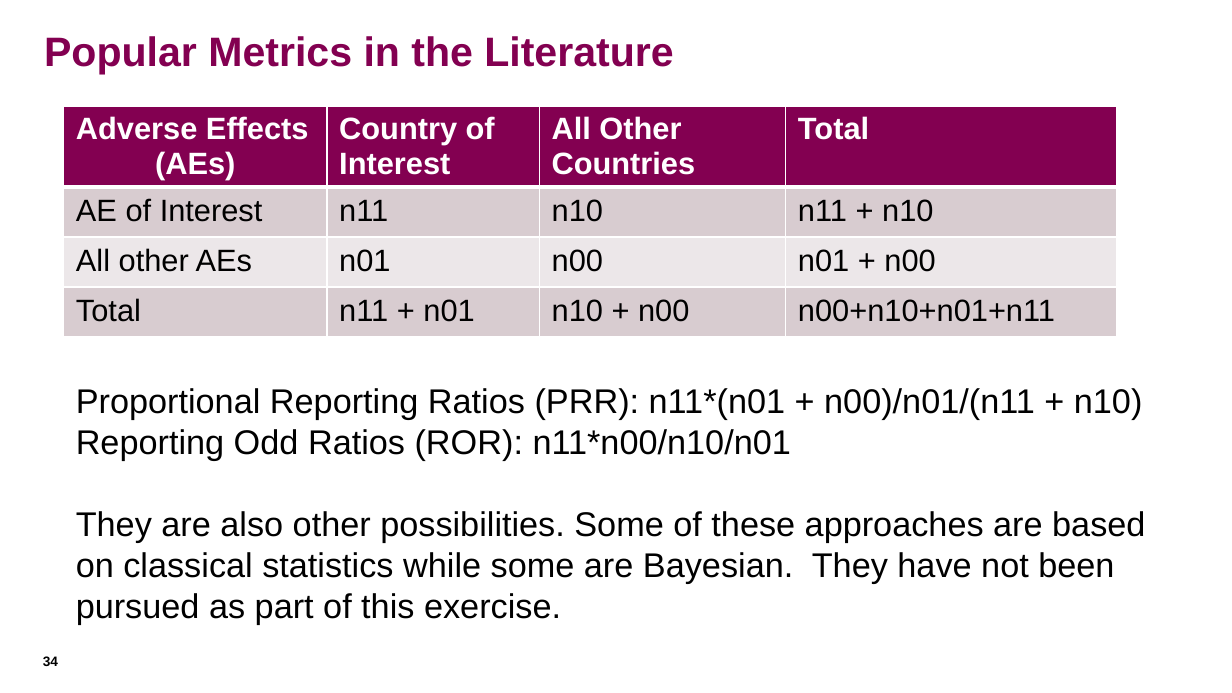
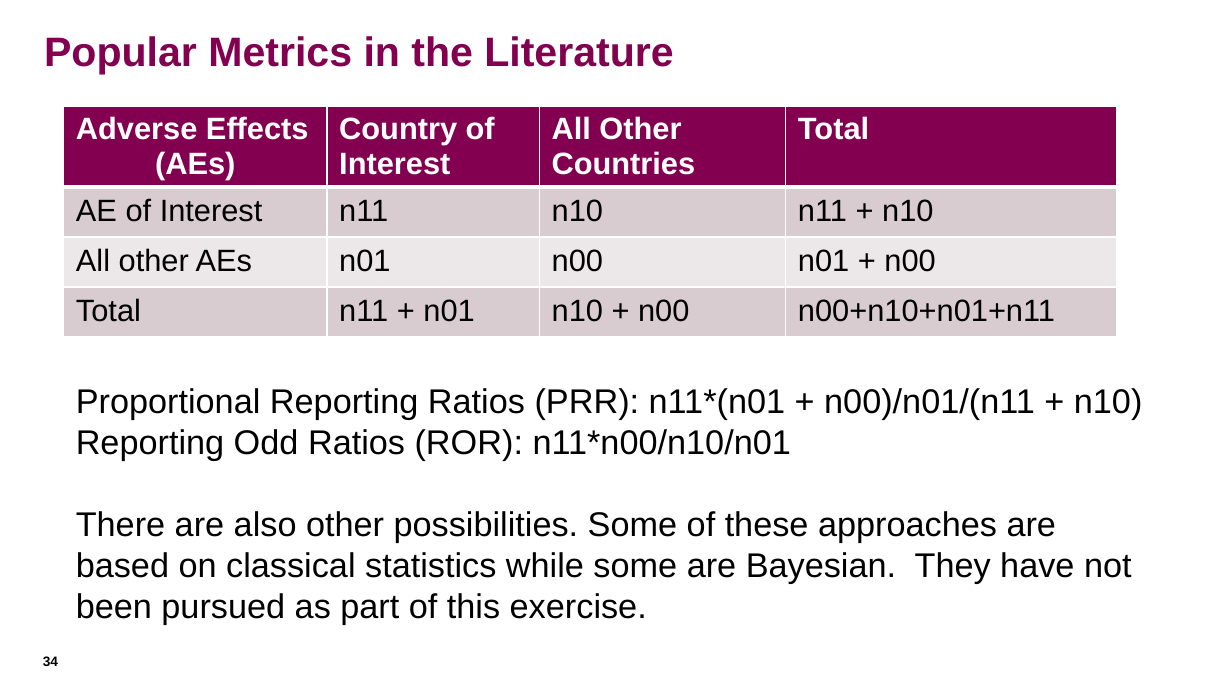
Before and after one commit to SalazarDomingo/FDA-Drug-Adverse-Effects-Analysis, a slide deck: slide 34 of FDA_DrugAdverseEffectsAnalysis.pptx. Drawn at 1232x693 pixels with LibreOffice and Linux fonts; fonts in the diff are those of the drawing. Boxes give left, top, right and bottom in pixels: in the first picture for what was removed or moved away, otherwise in the second. Text is boxed around its words. In the diff, an @@ line names an element or a change of style, - is before the commit and + after.

```diff
--- a/FDA_DrugAdverseEffectsAnalysis.pptx
+++ b/FDA_DrugAdverseEffectsAnalysis.pptx
@@ text at box(76, 511, 1132, 625): text changed @@
-They are also other possibilities. Some of these approaches are based on classical statistics while some are Bayesian. They have not been pursued as part of this exercise.
+There are also other possibilities. Some of these approaches are based on classical statistics while some are Bayesian. They have not been pursued as part of this exercise.
```
Also in this commit, not shown: 1 other slide changed.
